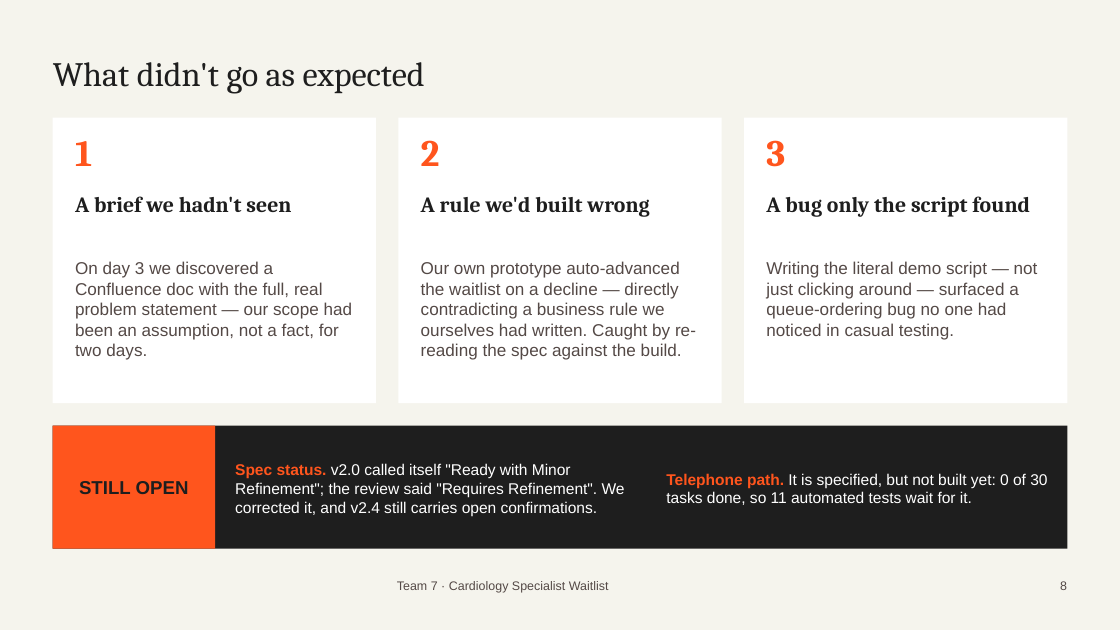
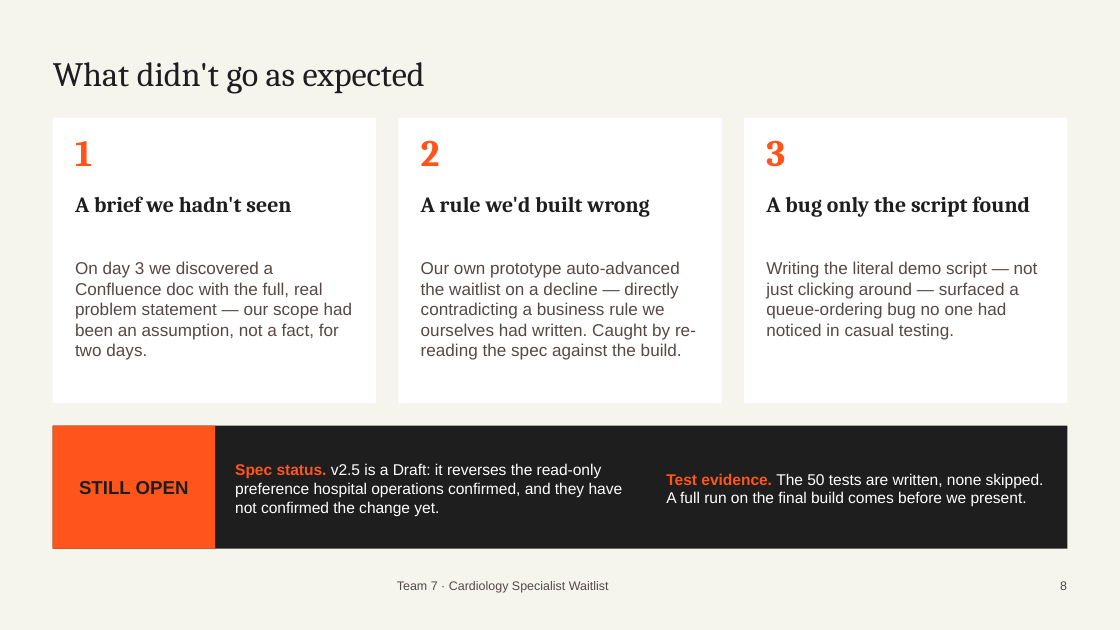
Before and after one commit to uangelesQ/hackaton_Specialist_Appointment_Scheduling_Waitlist-, a slide deck: slide 8 of docs/hackathon-presentation.pptx. Drawn at 1120x630 pixels with LibreOffice and Linux fonts; fonts in the diff are those of the drawing; background and template pictures are left out. Boxes give left, top, right and bottom in pixels: in the first picture for what was removed or moved away, otherwise in the second. Text is boxed around its words. In the diff, an @@ line names an element or a change of style, - is before the commit and + after.

```diff
--- a/docs/hackathon-presentation.pptx
+++ b/docs/hackathon-presentation.pptx
@@ text at [235,463,623,516]: text changed @@
-Spec status. v2.0 called itself "Ready with Minor Refinement"; the review said "Requires Refinement". We corrected it, and v2.4 still carries open confirmations.
+Spec status. v2.5 is a Draft: it reverses the read-only preference hospital operations confirmed, and they have not confirmed the change yet.
@@ text at [666,473,1044,507]: text changed @@
-Telephone path. It is specified, but not built yet: 0 of 30 tasks done, so 11 automated tests wait for it.
+Test evidence. The 50 tests are written, none skipped. A full run on the final build comes before we present.
```
Also in this commit, not shown: 5 other slides changed, 35 other files.
